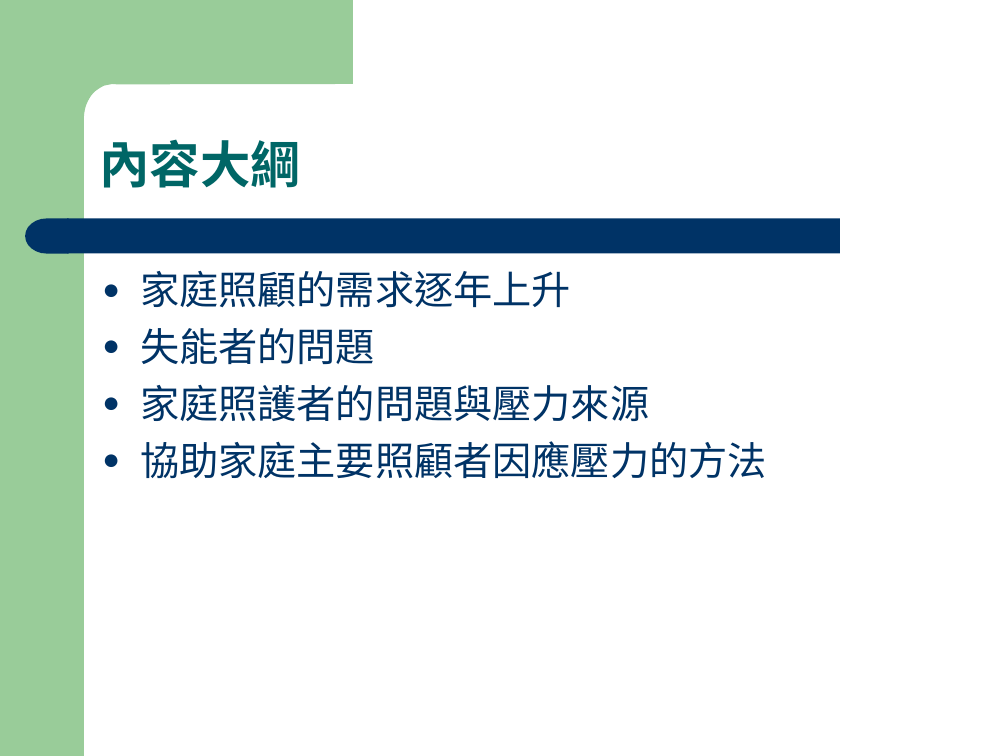
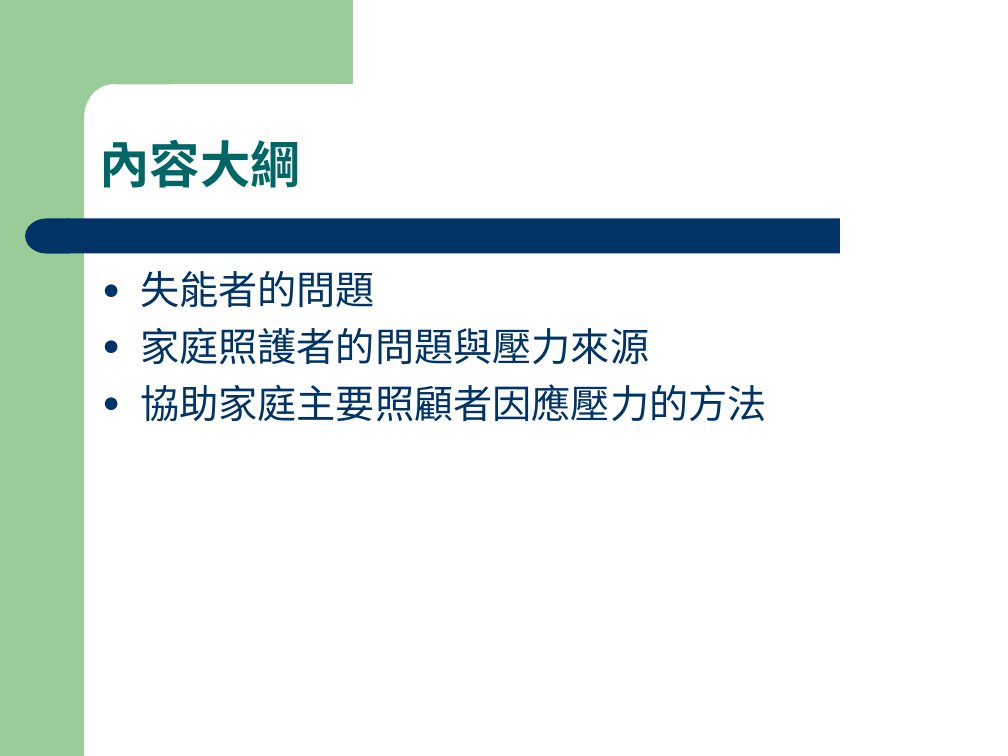
Before and after one commit to fhopecc/fhopecc, a slide deck: slide 3 of public/tutor/home_care.ppt. Drawn at 1008x756 pixels with LibreOffice and Linux fonts; fonts in the diff are those of the drawing. Boxes give left, top, right and bottom in pixels: in the first picture for what was removed or moved away, otherwise in the second. Text is boxed around its words. In the diff, an @@ line names an element or a change of style, - is before the commit and + after.

```diff
--- a/public/tutor/home_care.ppt
+++ b/public/tutor/home_care.ppt
@@ text at box(140, 271, 571, 308): paragraph removed @@
-● 家庭照顧的需求逐年上升
```
Also in this commit, not shown: 2 other slides changed, 4 slides removed, 7 other files.
